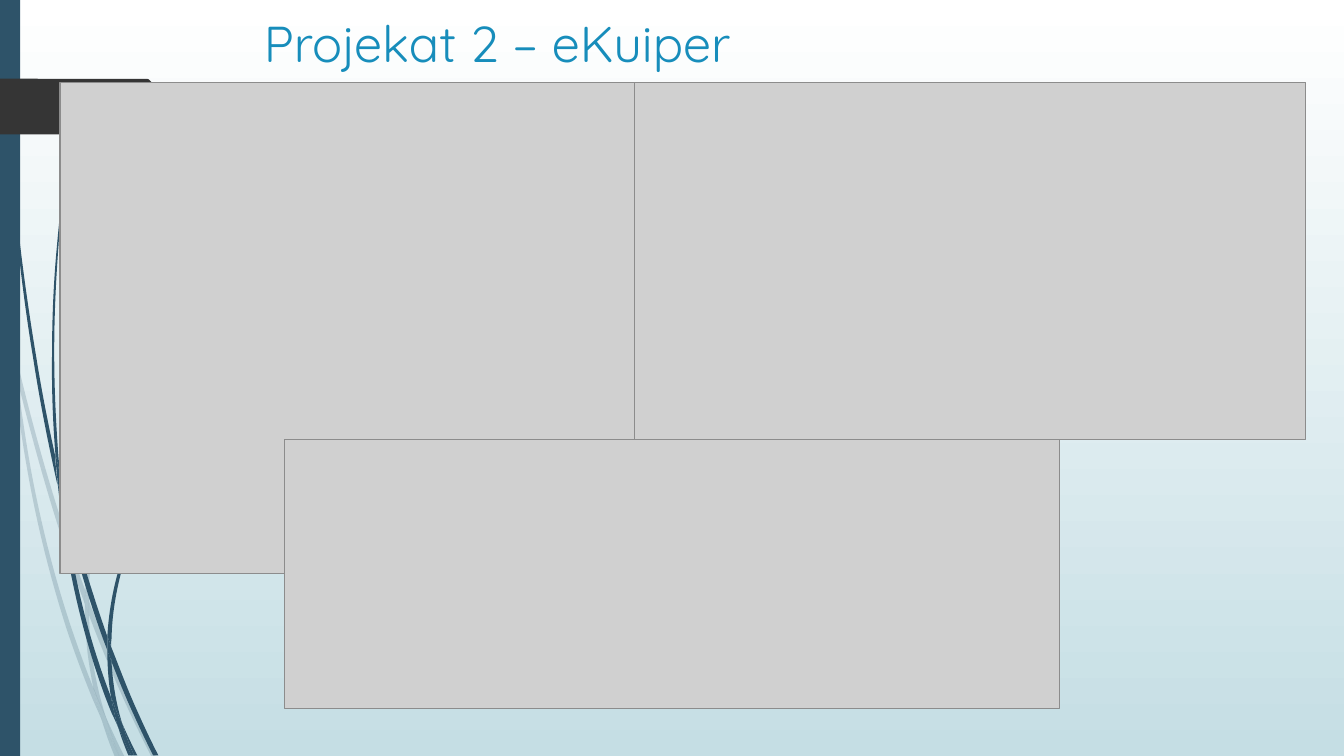
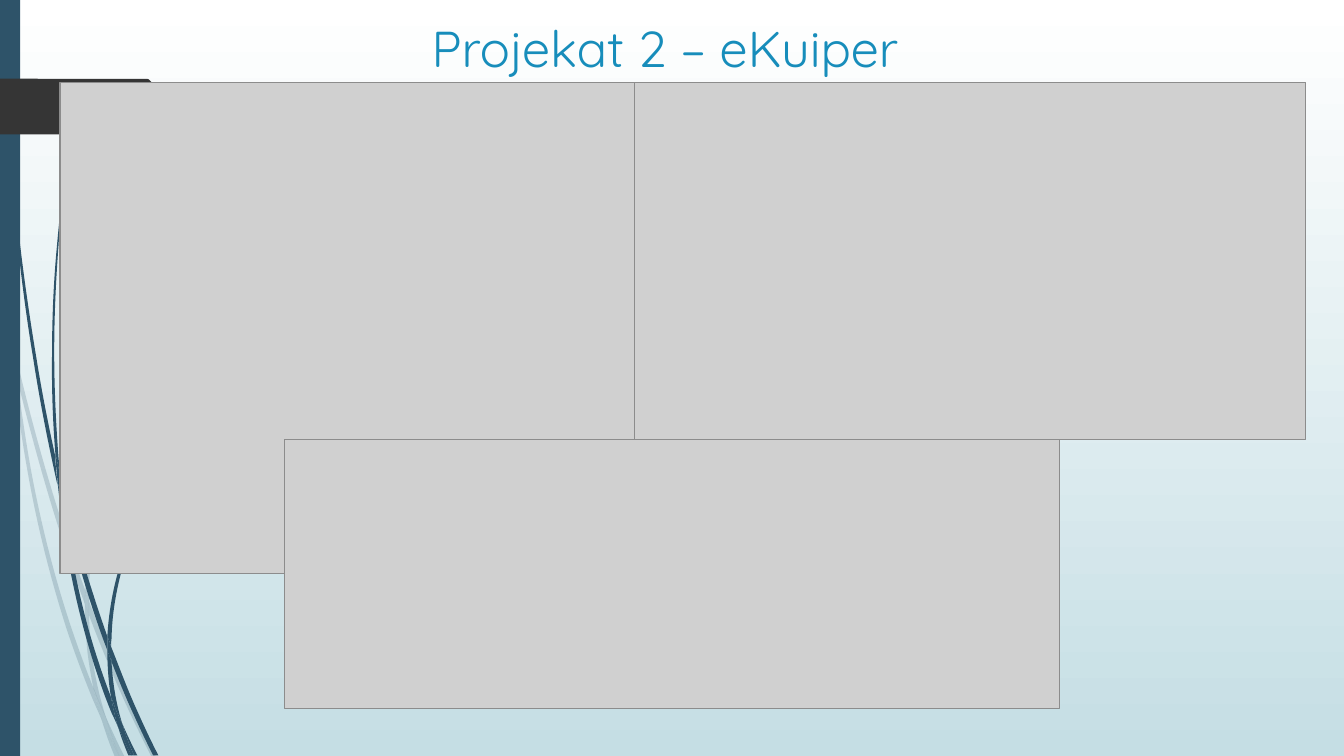
Before and after one commit to TeaMitic/SOA, a slide deck: slide 11 of Prezentacija projekata/Servisno-orijentisane arhitekture – Projekti.pptx. Drawn at 1344x756 pixels with LibreOffice and Linux fonts; fonts in the diff are those of the drawing; grey boxes stand for pictures. Boxes give left, top, right and bottom in pixels: in the first picture for what was removed or moved away, otherwise in the second. Text is boxed around its words. In the diff, an @@ line names an element or a change of style, - is before the commit and + after.

```diff
--- a/Prezentacija projekata/Servisno-orijentisane arhitekture – Projekti.pptx
+++ b/Prezentacija projekata/Servisno-orijentisane arhitekture – Projekti.pptx
@@ title "Projekat 2 – eKuiper" moved from (x1=264, y1=24, x2=731, y2=72) to (x1=432, y1=29, x2=899, y2=77) @@
@@ title "Projekat 2 – eKuiper" at (x1=432, y1=29, x2=899, y2=77): alignment left to centre @@
```
Also in this commit, not shown: 9 other slides changed.
